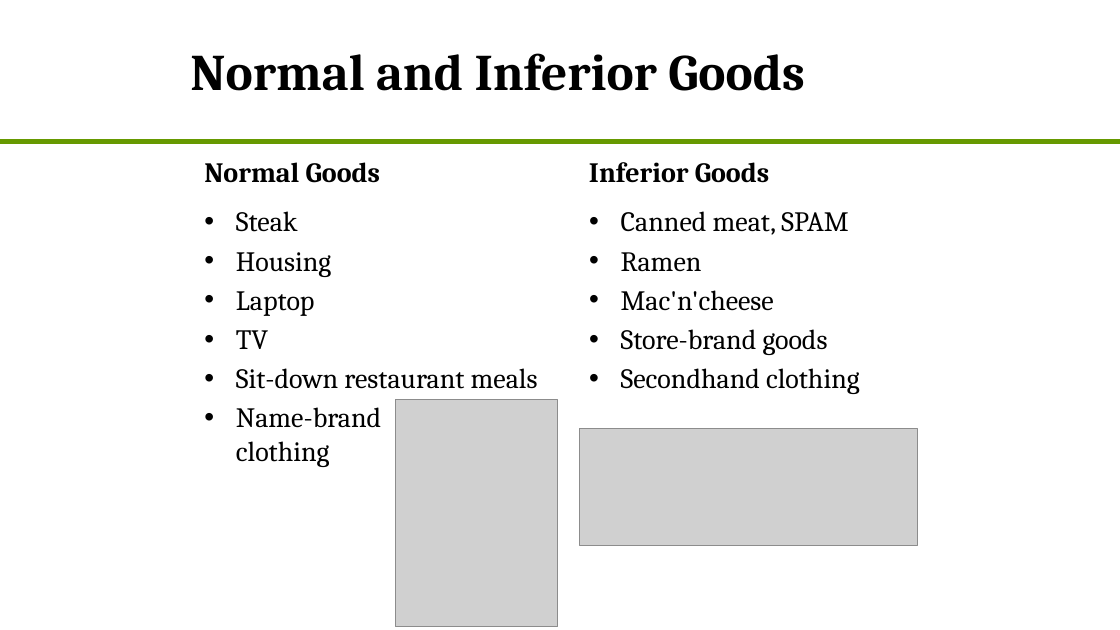
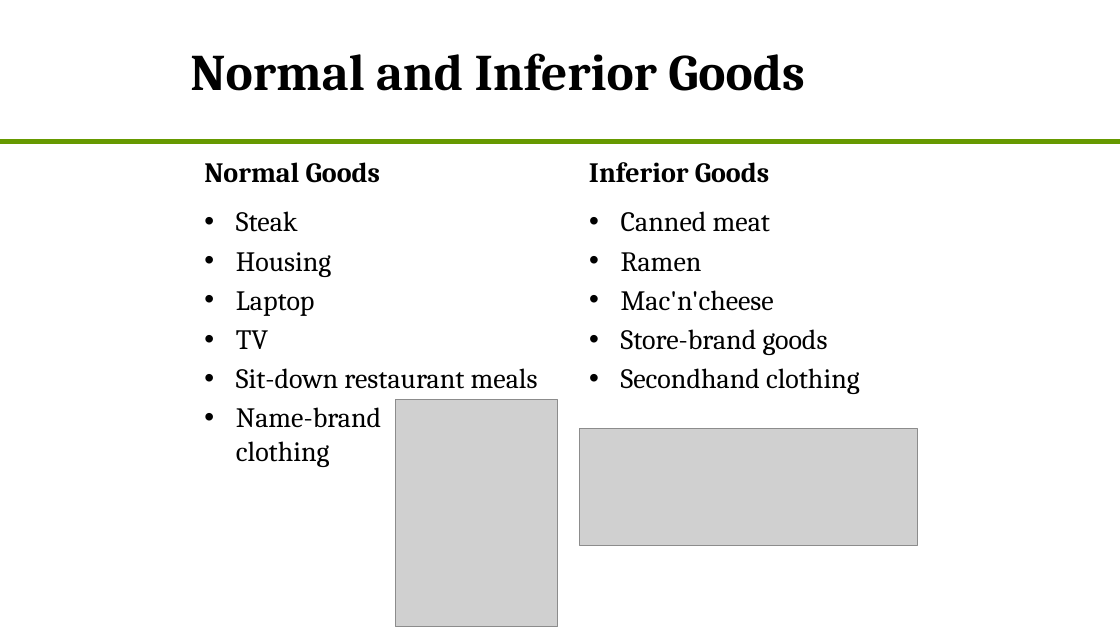
Before and after one commit to akademiekonometri/akademi-ekonometri-academic, a slide deck: slide 21 of static/repo/akek/courses/economics/Economics - Week 3 (Kara).pptx. Drawn at 1120x630 pixels with LibreOffice and Linux fonts; fonts in the diff are those of the drawing; grey boxes stand for pictures. Boxes give left, top, right and bottom in pixels: in the first picture for what was removed or moved away, otherwise in the second. Text is boxed around its words. In the diff, an @@ line names an element or a change of style, - is before the commit and + after.

```diff
--- a/static/repo/akek/courses/economics/Economics - Week 3 (Kara).pptx
+++ b/static/repo/akek/courses/economics/Economics - Week 3 (Kara).pptx
@@ text at (621, 211, 770, 232): text changed @@
-• Canned meat, SPAM
+• Canned meat
```
Also in this commit, not shown: 43 other files.
